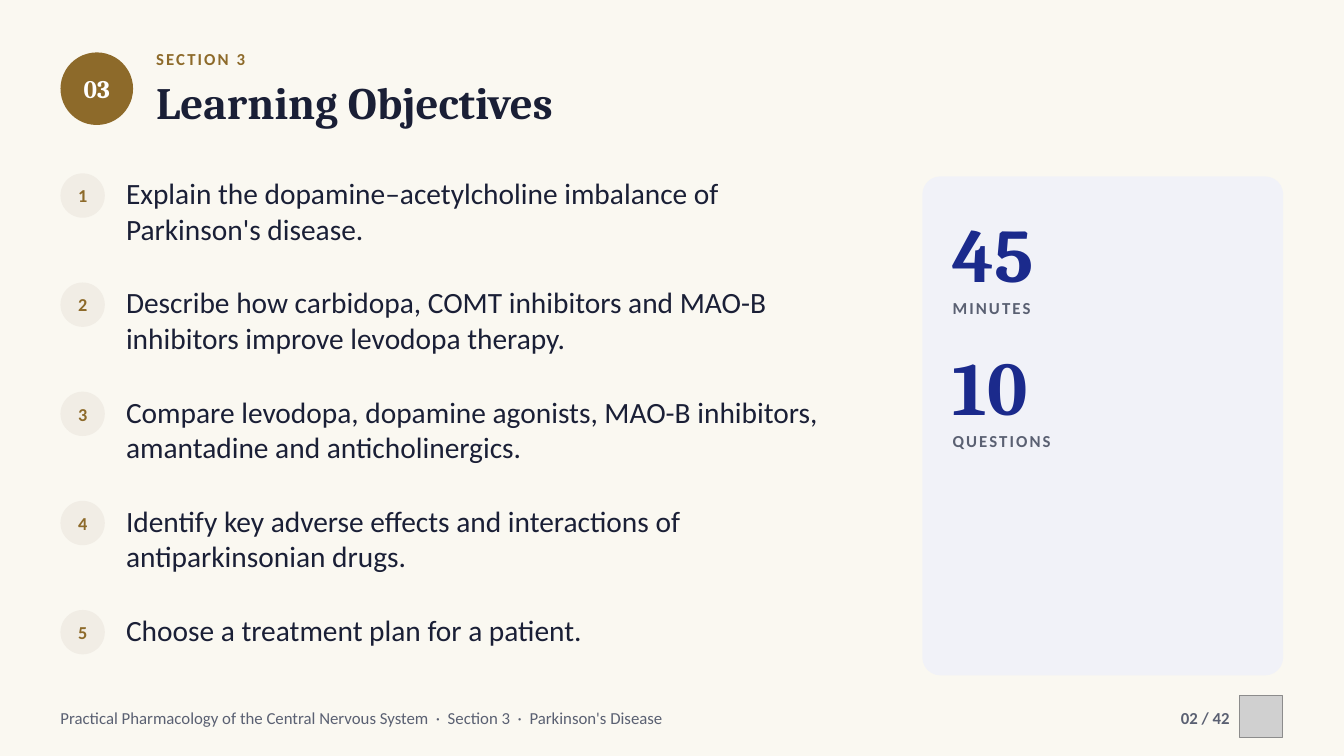
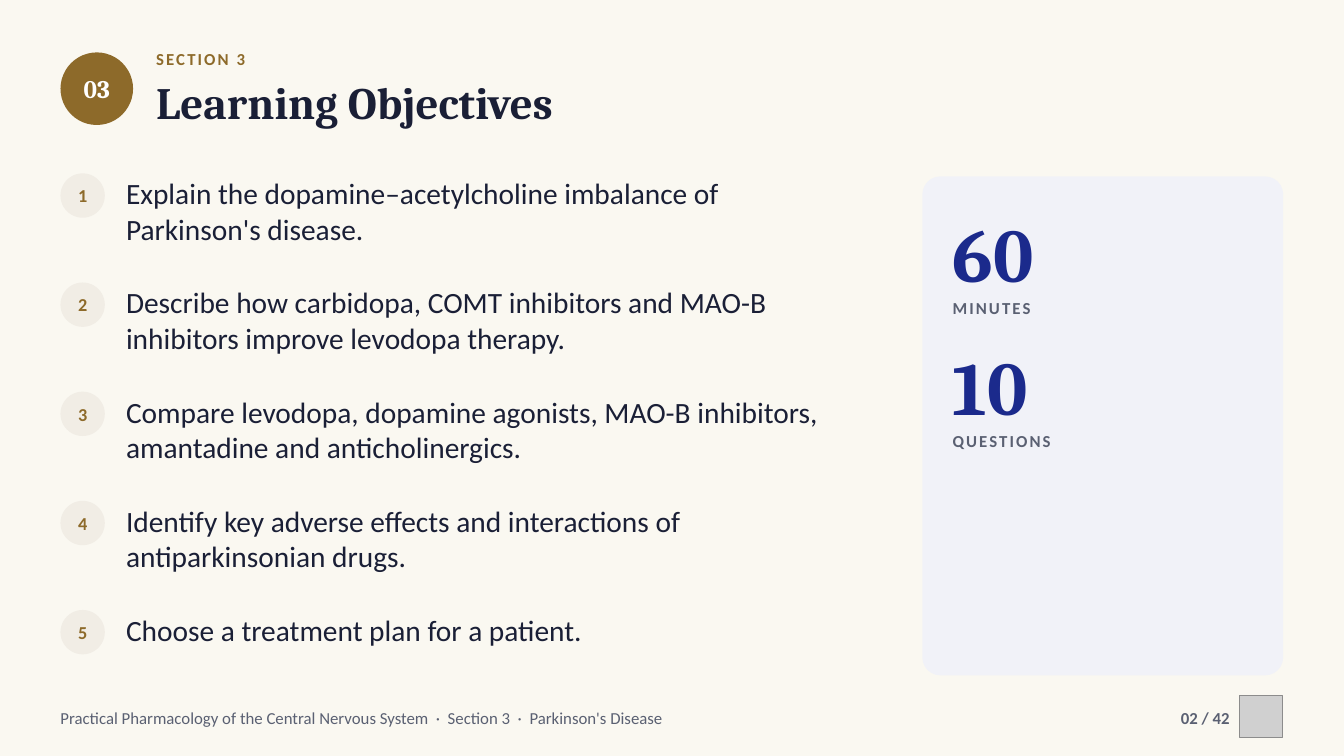
Before and after one commit to drrefaat18-ops/yasser, a slide deck: slide 2 of projects/cns-pharmacology-practical/slides/ch03-parkinsons-disease.pptx. Drawn at 1344x756 pixels with LibreOffice and Linux fonts; fonts in the diff are those of the drawing; grey boxes stand for pictures. Boxes give left, top, right and bottom in pixels: in the first picture for what was removed or moved away, otherwise in the second. Text is boxed around its words. In the diff, an @@ line names an element or a change of style, - is before the commit and + after.

```diff
--- a/projects/cns-pharmacology-practical/slides/ch03-parkinsons-disease.pptx
+++ b/projects/cns-pharmacology-practical/slides/ch03-parkinsons-disease.pptx
@@ text at (953,230,1034,283): text changed @@
-45
+60
```
Also in this commit, not shown: 1 other slide changed, 10 other files.
